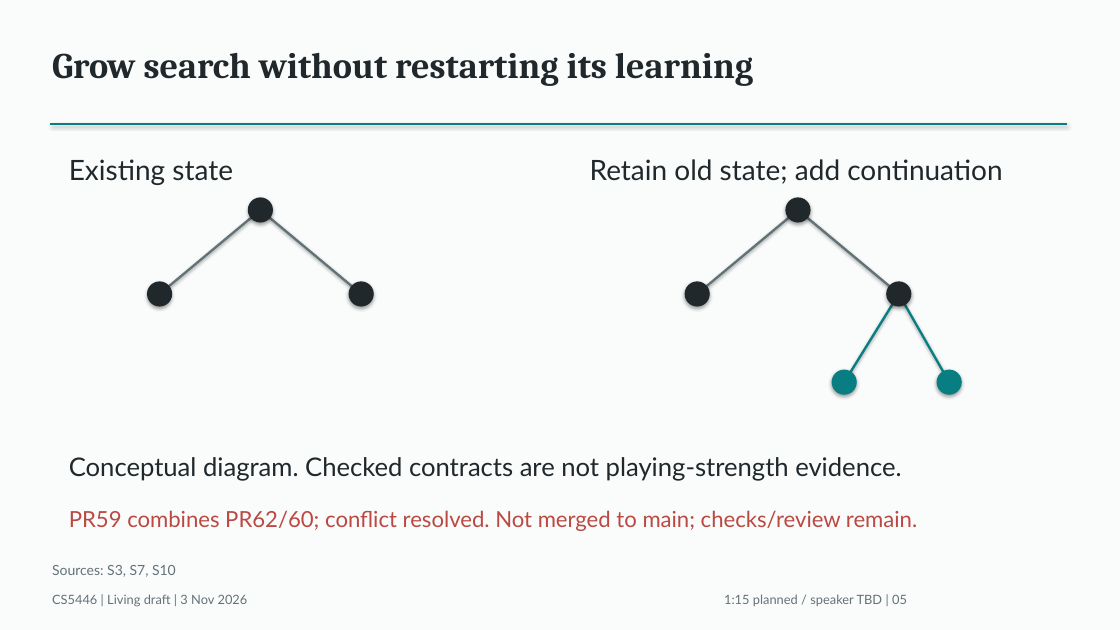
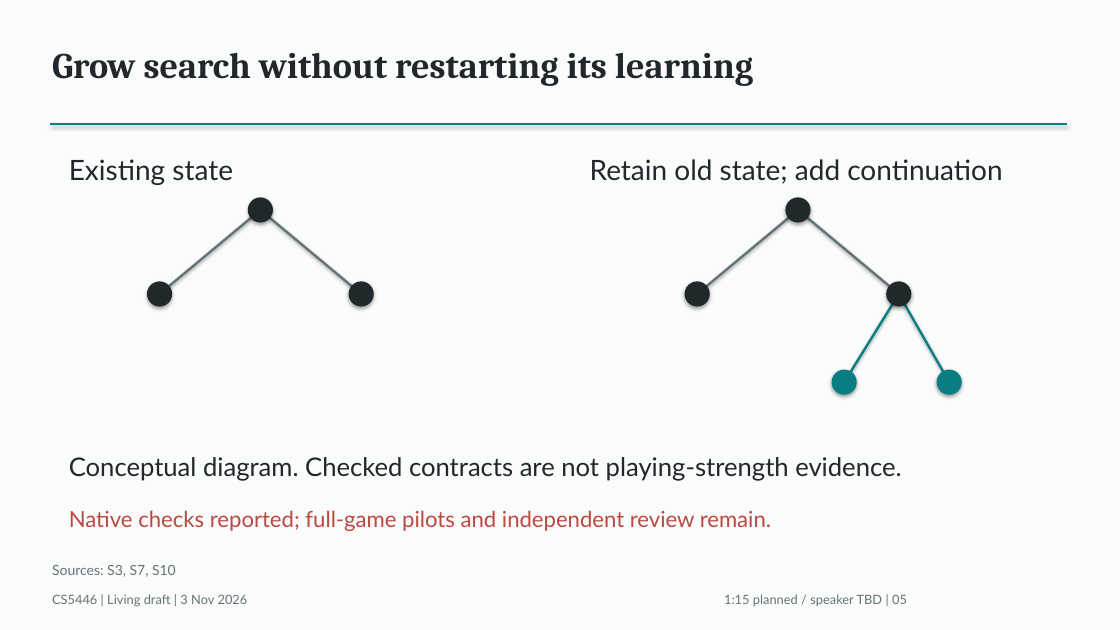
Before and after one commit to Mr-Teal/CS5446_project, a slide deck: slide 5 of docs/drafts/presentation-draft.pptx. Drawn at 1120x630 pixels with LibreOffice and Linux fonts; fonts in the diff are those of the drawing. Boxes give left, top, right and bottom in pixels: in the first picture for what was removed or moved away, otherwise in the second. Text is boxed around its words. In the diff, an @@ line names an element or a change of style, - is before the commit and + after.

```diff
--- a/docs/drafts/presentation-draft.pptx
+++ b/docs/drafts/presentation-draft.pptx
@@ text at [69,510,771,531]: text changed @@
-PR59 combines PR62/60; conflict resolved. Not merged to main; checks/review remain.
+Native checks reported; full-game pilots and independent review remain.
```
Also in this commit, not shown: 1 other slide changed, 7 other files.
